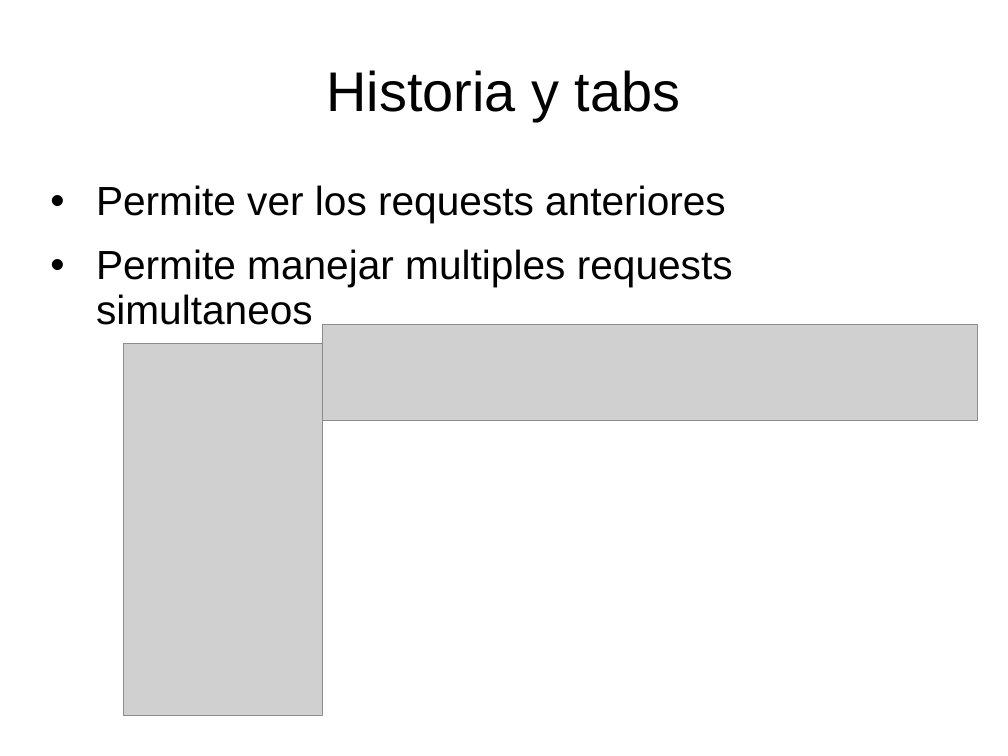
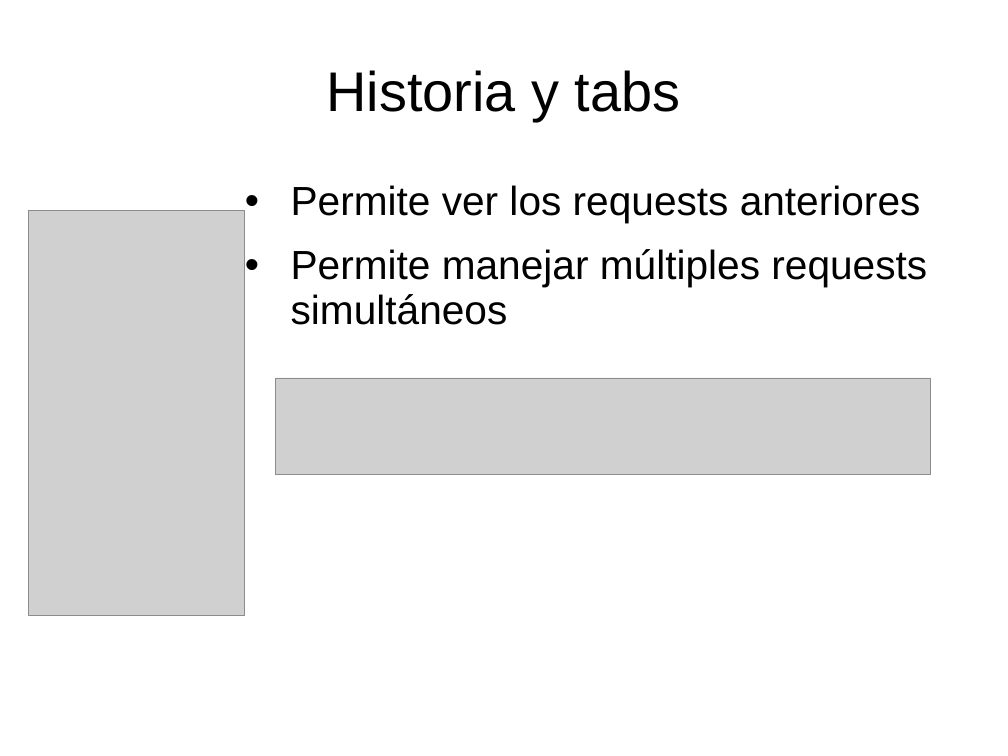
Before and after one commit to luisgepeto/PostmanCourse, a slide deck: slide 5 of Presentacion.ppt. Drawn at 1008x756 pixels with LibreOffice and Linux fonts; fonts in the diff are those of the drawing; grey boxes stand for pictures. Boxes give left, top, right and bottom in pixels: in the first picture for what was removed or moved away, otherwise in the second. Text is boxed around its words. In the diff, an @@ line names an element or a change of style, - is before the commit and + after.

```diff
--- a/Presentacion.ppt
+++ b/Presentacion.ppt
@@ text "Permite ver los requests anteriores": place and size @@
-text "Permite ver los requests anteriores" at [96, 185, 733, 325]
+text "Permite ver los requests anteriores" at [291, 185, 927, 325]
@@ picture: place and size @@
-picture at [123, 344, 323, 716]
+picture at [28, 210, 245, 616]
@@ text at [291, 249, 927, 325]: text changed @@
-• Permite manejar multiples requests simultaneos
+• Permite manejar múltiples requests simultáneos
@@ picture: place and size @@
-picture at [322, 325, 978, 421]
+picture at [276, 378, 932, 474]
```
Also in this commit, not shown: 1 other slide changed, 6 slides added, 1 slide removed, 4 other files.
